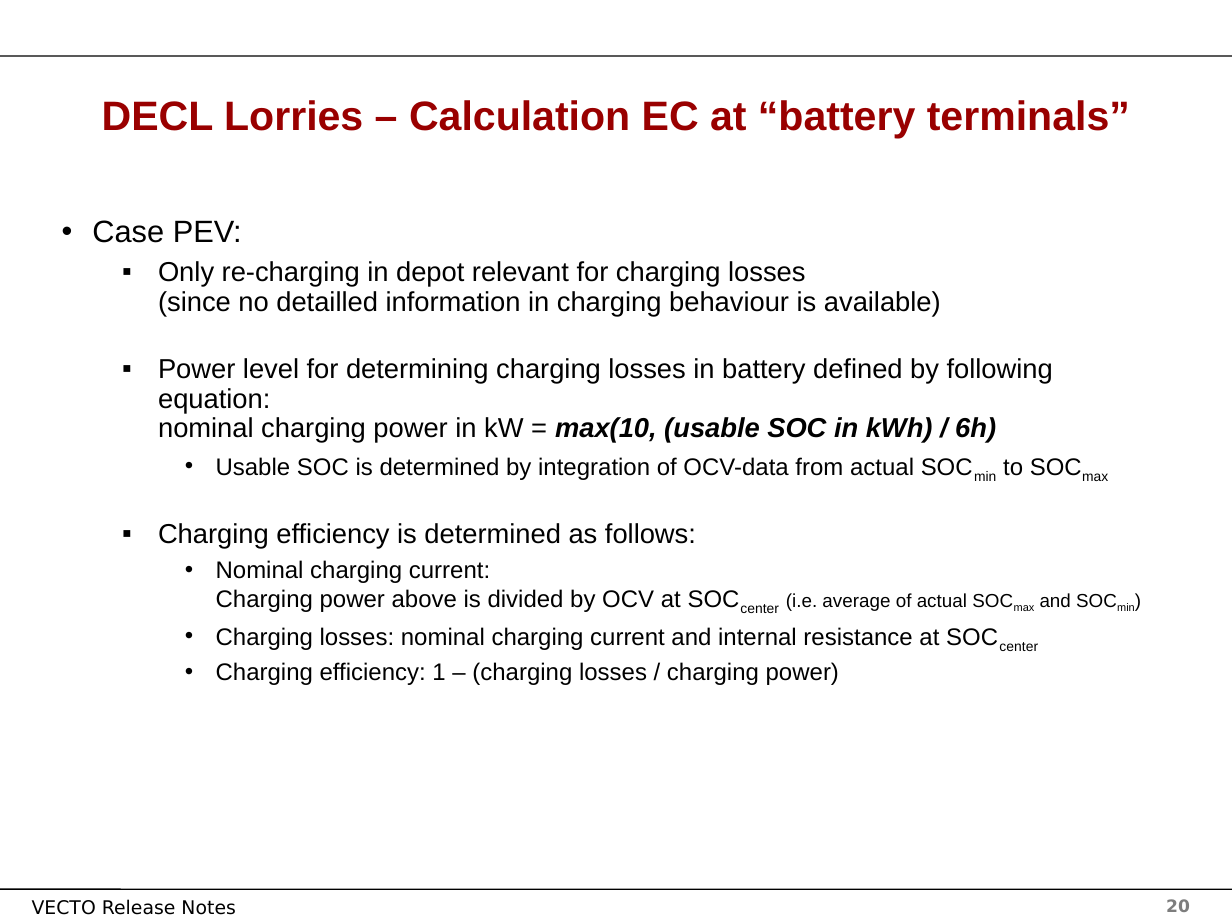
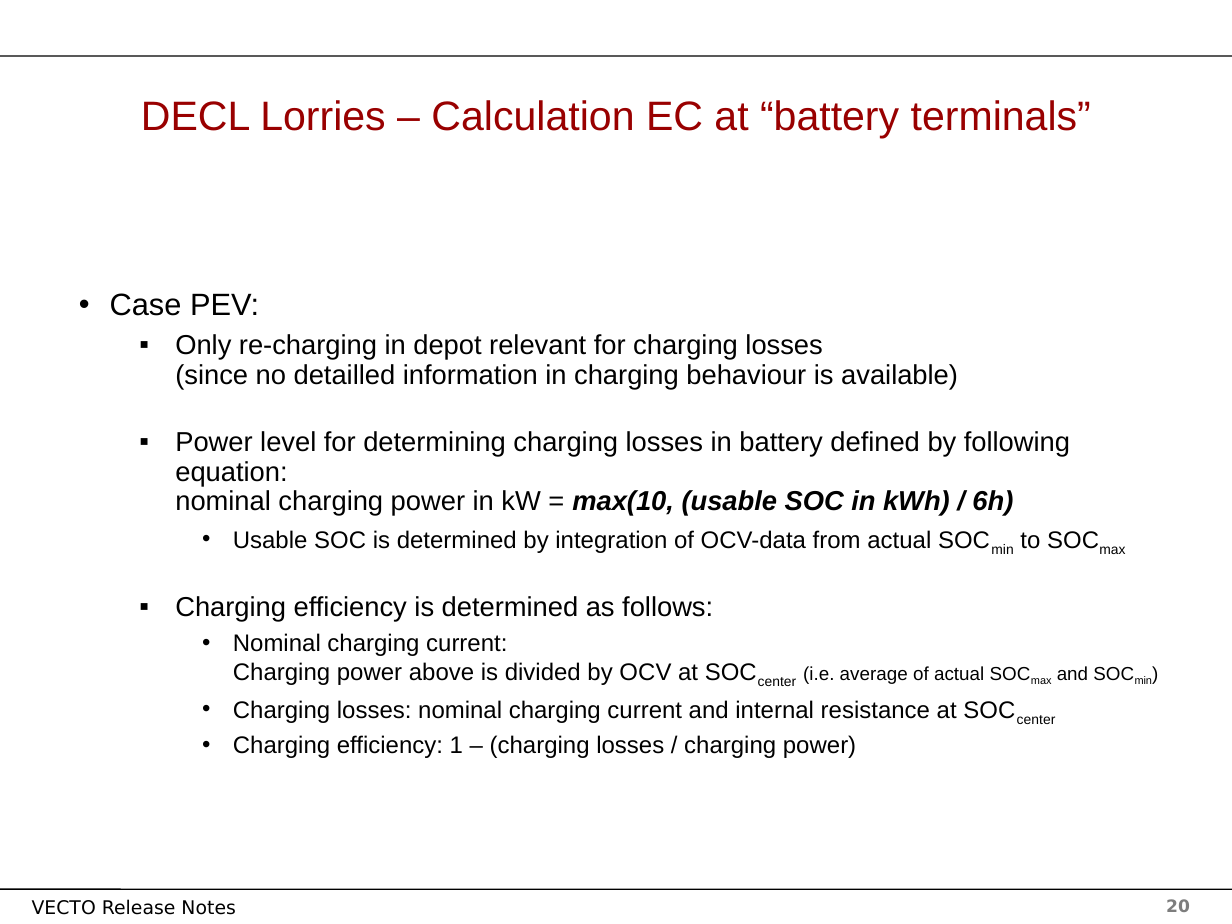
Before and after one commit to tanawadeatharva/BharatVECTO, a slide deck: slide 20 of Documentation/User Manual Source/Release Notes Vecto3.x.pptx. Drawn at 1232x924 pixels with LibreOffice and Linux fonts; fonts in the diff are those of the drawing; background and template pictures are left out. Boxes give left, top, right and bottom in pixels: in the first picture for what was removed or moved away, otherwise in the second. Text is boxed around its words. In the diff, an @@ line names an element or a change of style, - is before the commit and + after.

```diff
--- a/Documentation/User Manual Source/Release Notes Vecto3.x.pptx
+++ b/Documentation/User Manual Source/Release Notes Vecto3.x.pptx
@@ title "DECL Lorries – Calculation EC ..." at [141, 100, 1091, 138]: bold off @@
@@ text "Case PEV:": place and size @@
-text "Case PEV:" at [92, 220, 1071, 685]
+text "Case PEV:" at [110, 293, 1088, 758]
```
Also in this commit, not shown: 30 other slides changed.
